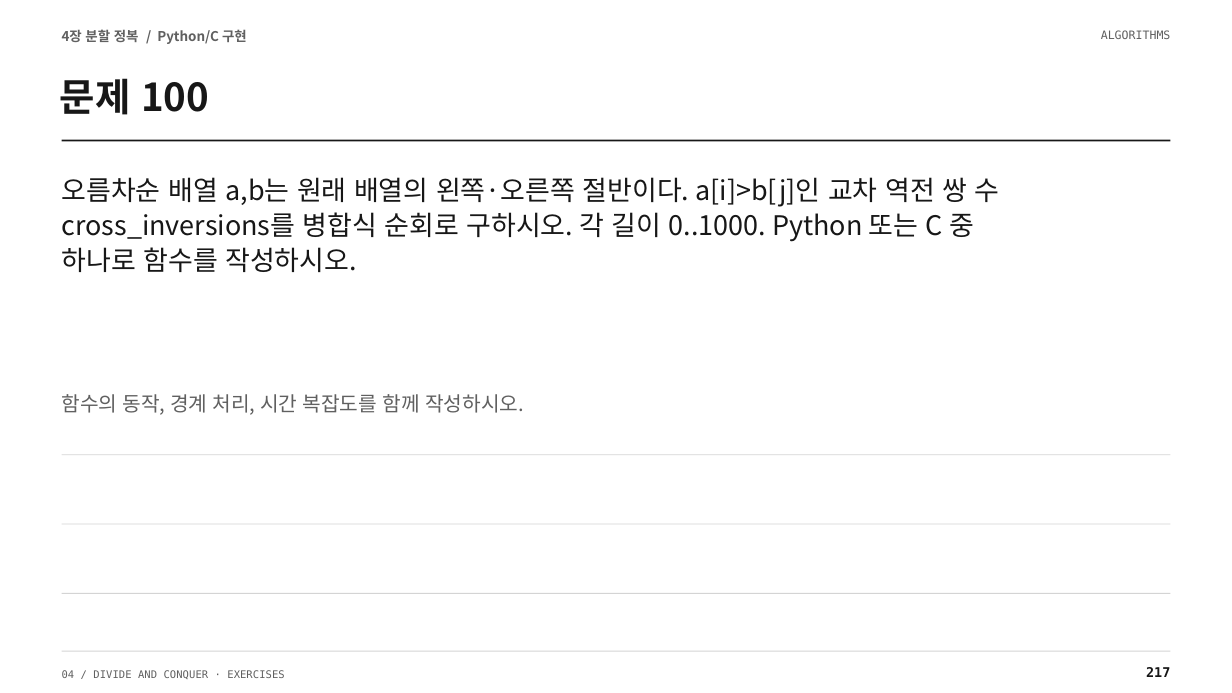
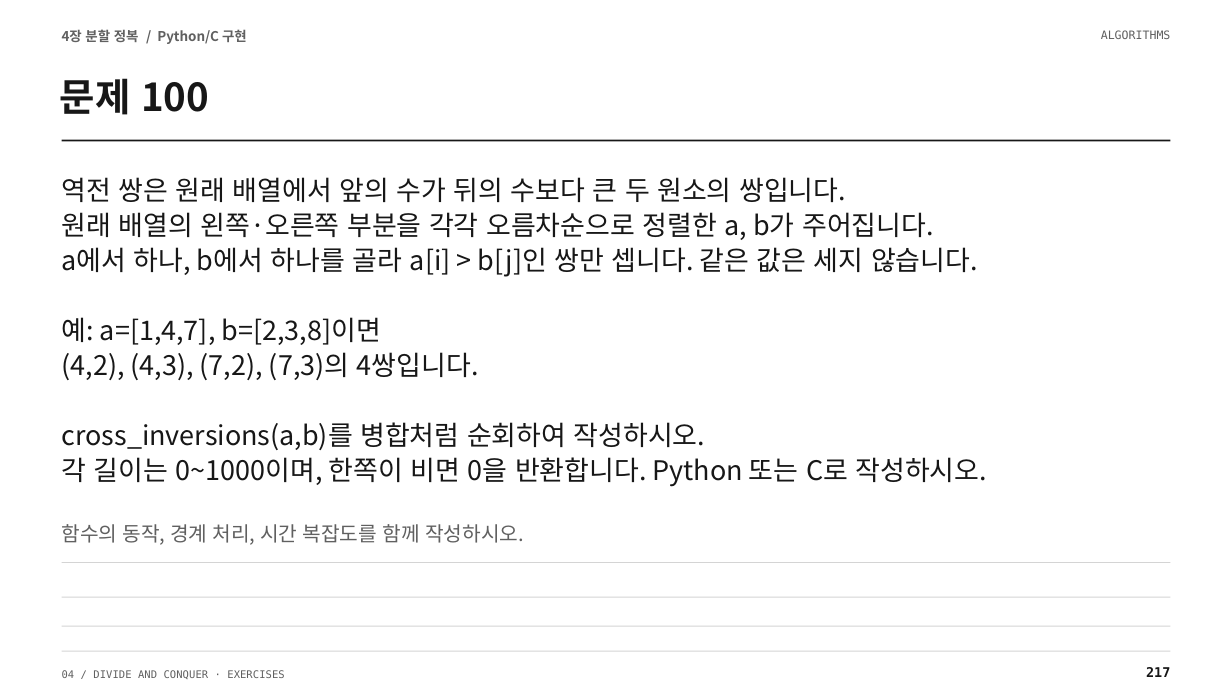
Before and after one commit to Sangdon-Park/Sangdon-Park.github.io, a slide deck: slide 217 of data/알고리즘/4장_연습문제_100문항_수업용.pptx. Drawn at 1232x693 pixels with LibreOffice and Linux fonts; fonts in the diff are those of the drawing. Boxes give left, top, right and bottom in pixels: in the first picture for what was removed or moved away, otherwise in the second. Text is boxed around its words. In the diff, an @@ line names an element or a change of style, - is before the commit and + after.

Commit message:
fix: make practice hints progress and explain inversion pairs

```diff
--- a/data/알고리즘/4장_연습문제_100문항_수업용.pptx
+++ b/data/알고리즘/4장_연습문제_100문항_수업용.pptx
@@ text at [62,177,987,487]: text changed @@
-오름차순 배열 a,b는 원래 배열의 왼쪽·오른쪽 절반이다. a[i]>b[j]인 교차 역전 쌍 수
-cross_inversions를 병합식 순회로 구하시오. 각 길이 0..1000. Python 또는 C 중
-하나로 함수를 작성하시오.
+역전 쌍은 원래 배열에서 앞의 수가 뒤의 수보다 큰 두 원소의 쌍입니다.
+원래 배열의 왼쪽·오른쪽 부분을 각각 오름차순으로 정렬한 a, b가 주어집니다.
+a에서 하나, b에서 하나를 골라 a[i] > b[j]인 쌍만 셉니다. 같은 값은 세지 않습니다.
+예: a=[1,4,7], b=[2,3,8]이면
+(4,2), (4,3), (7,2), (7,3)의 4쌍입니다.
+cross_inversions(a,b)를 병합처럼 순회하여 작성하시오.
+각 길이는 0~1000이며, 한쪽이 비면 0을 반환합니다. Python 또는 C로 작성하시오.
@@ text "함수의 동작, 경계 처리, 시간 ...": place and size @@
-text "함수의 동작, 경계 처리, 시간 ..." at [62,394,524,415]
+text "함수의 동작, 경계 처리, 시간 ..." at [62,524,524,545]
@@ rectangle: place and size @@
-rectangle at [62,455,1171,456]
+rectangle at [62,562,1171,563]
@@ rectangle: place and size @@
-rectangle at [62,524,1171,525]
+rectangle at [62,597,1171,598]
@@ rectangle: place and size @@
-rectangle at [62,593,1171,594]
+rectangle at [62,626,1171,627]
```
Also in this commit, not shown: 1 other slide changed, 25 other files.
